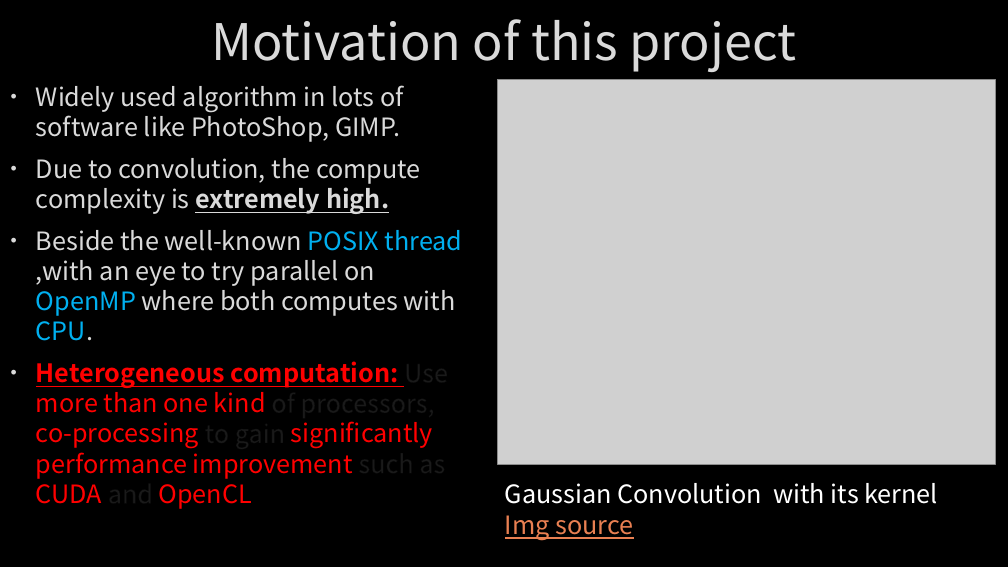
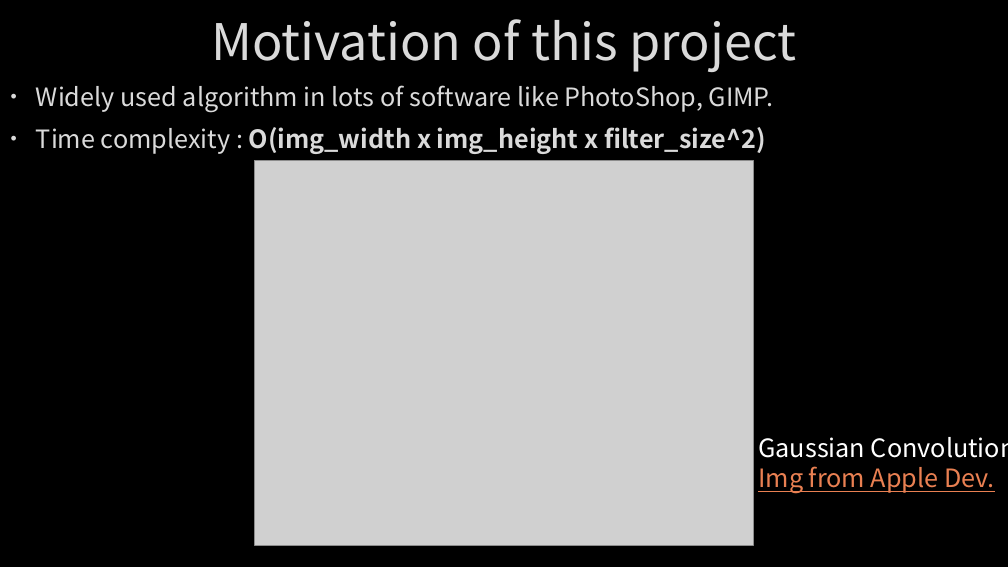
Before and after one commit to Alfons0329/Parallel_Programming_Fall_2018, a slide deck: slide 5 of Final Project/Report.pptx (slide 4 before the commit). Drawn at 1008x567 pixels with LibreOffice and Linux fonts; fonts in the diff are those of the drawing; grey boxes stand for pictures; background and template pictures are left out. Boxes give left, top, right and bottom in pixels: in the first picture for what was removed or moved away, otherwise in the second. Text is boxed around its words. In the diff, an @@ line names an element or a change of style, - is before the commit and + after.

Commit message:
Update the ppt

```diff
--- a/Final Project/Report.pptx
+++ b/Final Project/Report.pptx
@@ text at (36,127,766,154): text changed; bold on @@
-• Due to convolution, the compute complexity is extremely high.
-• Beside the well-known POSIX thread ,with an eye to try parallel on OpenMP where both computes with CPU.
-• Heterogeneous computation: Use more than one kind of processors, co-processing to gain significantly performance improvement such as CUDA and OpenCL
+• Time complexity : O(img_width x img_height x filter_size^2)
@@ picture: place and size @@
-picture at (497,79,995,464)
+picture at (255,160,753,544)
@@ text "Gaussian Convolution with its kernel": place and size @@
-text "Gaussian Convolution with its kernel" at (505,483,938,541)
+text "Gaussian Convolution with its kernel" at (758,437,1008,494)
@@ text at (758,466,995,494): text changed @@
-Img source
+Img from Apple Dev.
```
Also in this commit, not shown: 6 other slides changed, 2 slides added.
